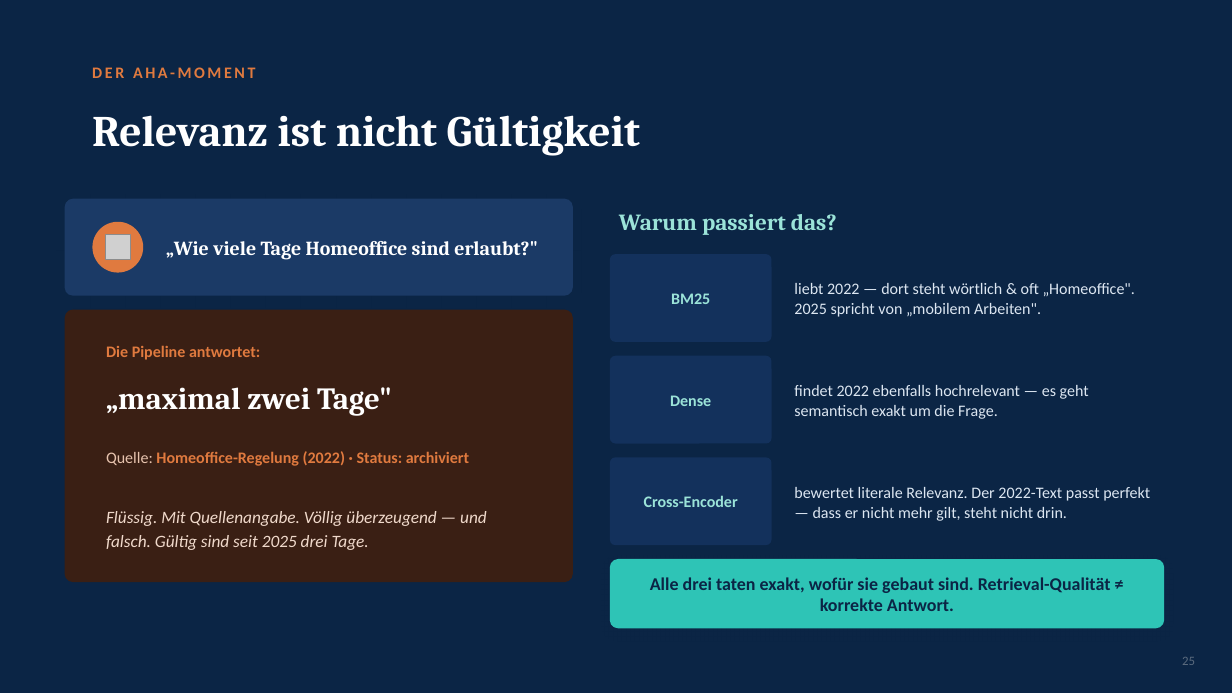
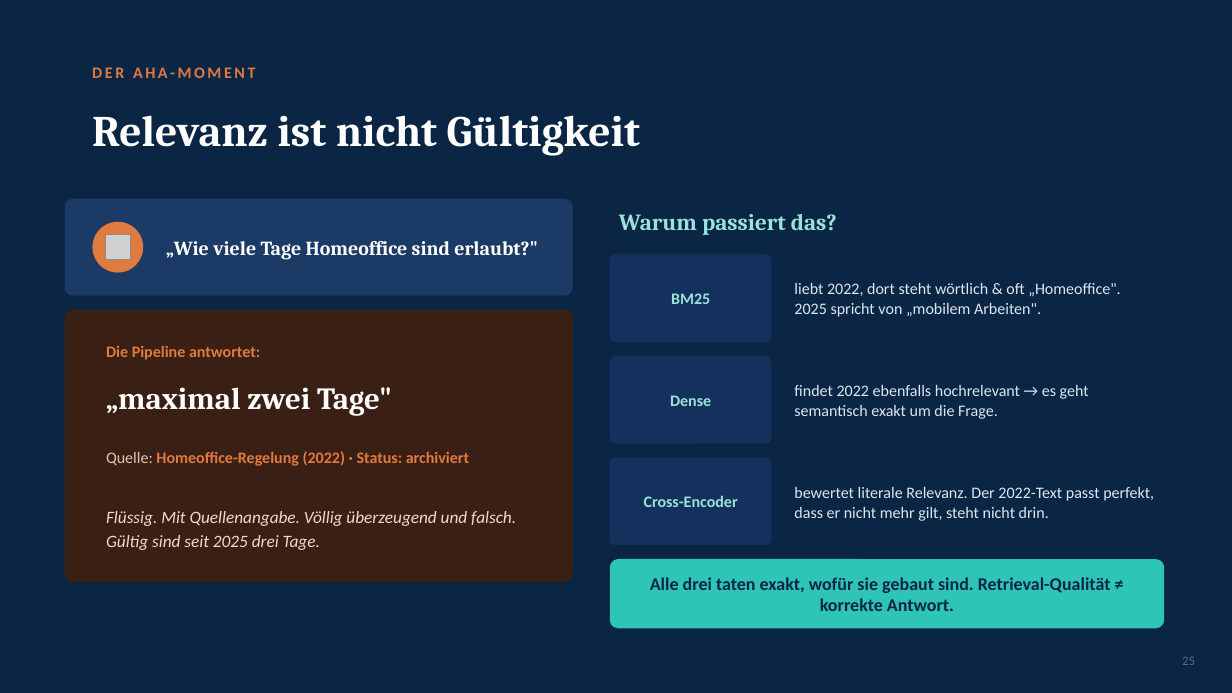
Before and after one commit to JBderLeuchtturm/nordlicht-workshop, a slide deck: slide 25 of RAG_Advanced_Folien.pptx. Drawn at 1232x693 pixels with LibreOffice and Linux fonts; fonts in the diff are those of the drawing; grey boxes stand for pictures. Boxes give left, top, right and bottom in pixels: in the first picture for what was removed or moved away, otherwise in the second. Text is boxed around its words. In the diff, an @@ line names an element or a change of style, - is before the commit and + after.

```diff
--- a/RAG_Advanced_Folien.pptx
+++ b/RAG_Advanced_Folien.pptx
@@ text at <box>794,283,1120,317</box>: text changed @@
-liebt 2022 — dort steht wörtlich & oft „Homeoffice". 2025 spricht von „mobilem Arbeiten".
+liebt 2022, dort steht wörtlich & oft „Homeoffice". 2025 spricht von „mobilem Arbeiten".
@@ text at <box>794,385,1089,419</box>: text changed @@
-findet 2022 ebenfalls hochrelevant — es geht semantisch exakt um die Frage.
+findet 2022 ebenfalls hochrelevant → es geht semantisch exakt um die Frage.
@@ text at <box>794,487,1154,521</box>: text changed @@
-bewertet literale Relevanz. Der 2022-Text passt perfekt — dass er nicht mehr gilt, steht nicht drin.
+bewertet literale Relevanz. Der 2022-Text passt perfekt, dass er nicht mehr gilt, steht nicht drin.
@@ text at <box>106,511,516,550</box>: text changed @@
-Flüssig. Mit Quellenangabe. Völlig überzeugend — und falsch. Gültig sind seit 2025 drei Tage.
+Flüssig. Mit Quellenangabe. Völlig überzeugend und falsch. Gültig sind seit 2025 drei Tage.
```
Also in this commit, not shown: 29 other slides changed, 1 slide removed.
